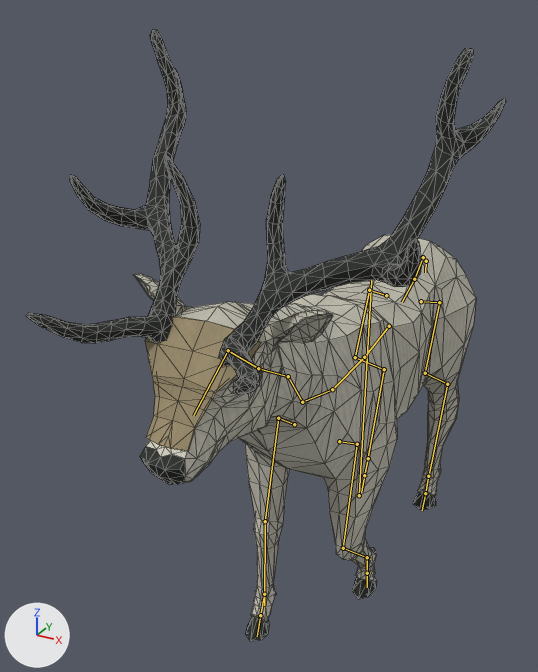
The glTF model outputs/AshenOathTheRoadBetweenCrowns/assets_external/design_pack_v1/creatures/M08_White_Hart_Avatar.glb as it was, and as the next commit left it.
Before and after are seen from a 50 mm lens placed at (1.26, -2.94, 3.57), pointed at (-0.31, -0.09, 2.15). Lighting does not change. The marker at lower left points along +X, +Y and +Z. The first picture is the older version. Both versions are drawn at frame 12 of the action 'Sleep'; the numbers are the values there. The bones that change, and the others that lie on the model, are drawn over the model as lines. Mesh edges are drawn as thin lines.

In view in the first picture: 'Stag', 'Stag_Horns'.
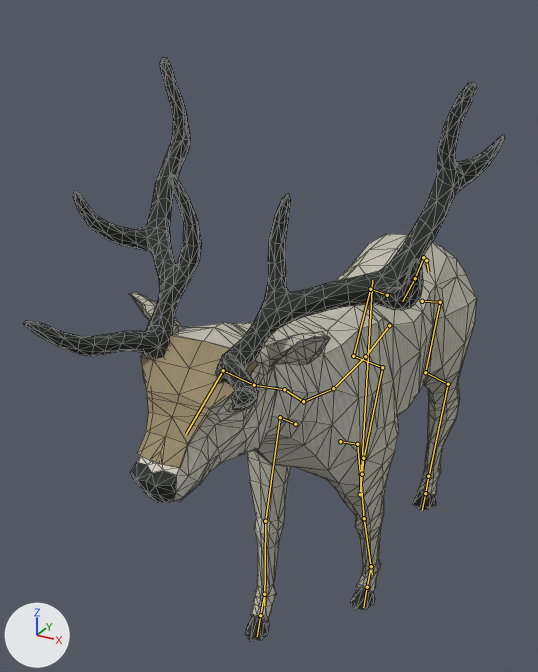
Where the change shows, as pixel boxes [x1, y1, x2, y2] in the pictures (538 x 672 px):
'Stag', posed
    before: [134, 235, 476, 641]
    after: [129, 234, 477, 641]
'Stag_Horns', posed
    before: [26, 29, 506, 394]
    after: [23, 57, 505, 408]
bone 'BackShoulder.R', root to tip
    before: (386, 295) to (369, 290)
    after: (387, 295) to (370, 289)
bone 'BackLeg.R', root to tip
    before: (369, 290) to (355, 357)
    after: (370, 289) to (353, 356)
bone 'BackUpperLeg.R', root to tip
    before: (355, 357) to (384, 369)
    after: (353, 356) to (382, 367)
bone 'BackLowerLeg.R', root to tip
    before: (384, 369) to (367, 460)
    after: (382, 367) to (363, 459)
bone 'Tail3', root to tip
    before: (426, 261) to (425, 272)
    after: (426, 260) to (428, 272)
bone 'FrontUpperLeg.L', root to tip
    before: (357, 444) to (343, 548)
    after: (357, 444) to (364, 518)
bone 'FrontLowerLeg.L', root to tip
    before: (343, 548) to (370, 559)
    after: (364, 518) to (372, 574)
bone 'Neck1', root to tip
    before: (302, 402) to (288, 376)
    after: (303, 401) to (284, 389)
bone 'Neck2', root to tip
    before: (288, 376) to (258, 368)
    after: (284, 389) to (254, 385)
bone 'Head', root to tip
    before: (228, 350) to (193, 415)
    after: (223, 370) to (186, 434)
bone 'IKBackLeg.R', root to tip
    before: (368, 458) to (364, 475)
    after: (363, 458) to (362, 474)
bone 'IKFrontLeg.L', root to tip
    before: (367, 557) to (367, 573)
    after: (371, 566) to (367, 587)

The edits, one by one:
Bone 'BackShoulder.R' (bone_backshoulder_r) turns from (0, 8, -2) to (0, 12, -3) degrees about its own x, y and z.
Bone 'BackLeg.R' (bone_backleg_r) turns from (0, 0, -1) to (-1, 1, -2) degrees about its own x, y and z.
Bone 'BackUpperLeg.R' (bone_backupperleg_r) turns from (4, 0, -1) to (9, -1, -1) degrees about its own x, y and z.
Bone 'BackLowerLeg.R' (bone_backlowerleg_r) turns from (6, 0, 0) to (13, 0, 1) degrees about its own x, y and z.
Bone 'Tail3' (bone_tail3) turns from (0, 0, 0) to (0, -4, -11) degrees about its own x, y and z.
Bone 'FrontUpperLeg.L' (bone_frontupperleg_l) turns from (-8, 1, 0) to (18, 1, 0) degrees about its own x, y and z.
Bone 'FrontLowerLeg.L' (bone_frontlowerleg_l) turns from (-49, 0, 0) to (4, 0, 0) degrees about its own x, y and z.
Bone 'Neck1' (bone_neck1) turns from (-2, 0, 0) to (-17, 0, 0) degrees about its own x, y and z.
Bone 'Neck2' (bone_neck2) turns from (-26, 0, 0) to (-13, 0, 0) degrees about its own x, y and z.
Bone 'Head' (bone_head) turns from (16, 0, 0) to (23, 0, 0) degrees about its own x, y and z.
Bone 'IKBackLeg.R' (bone_ikbackleg_r) moves from (0.0, 0.0, 0.0) to (0.0, -0.03, -0.17).
Bone 'IKBackLeg.R' (bone_ikbackleg_r) turns from (0, 0, 0) to (14, 0, 0) degrees about its own x, y and z.
Bone 'IKFrontLeg.L' (bone_ikfrontleg_l) moves from (0.0, -0.46, 0.57) to (0.0, -0.31, 0.79).
Bone 'IKFrontLeg.L' (bone_ikfrontleg_l) turns from (29, 0, 0) to (0, 0, 0) degrees about its own x, y and z.
